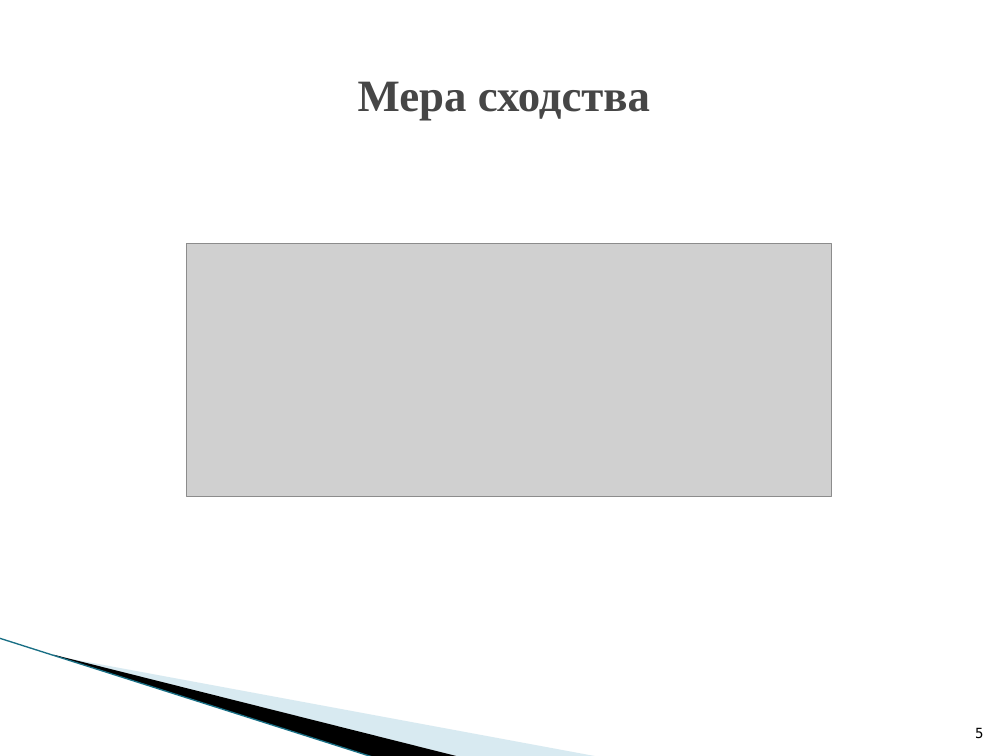
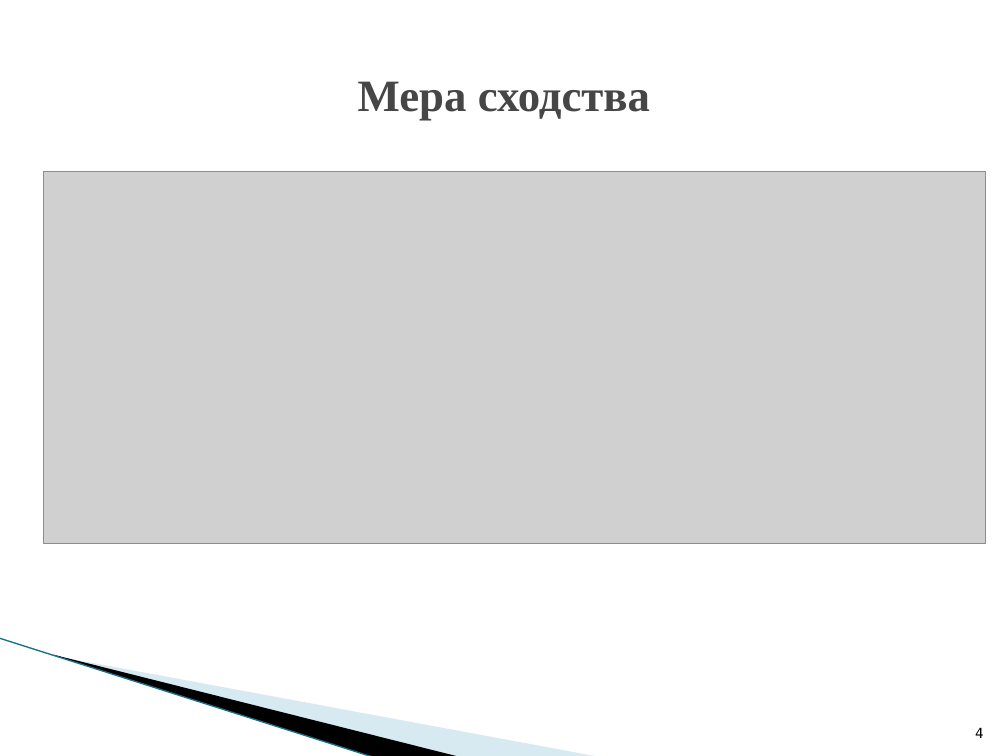
Before and after one commit to Meteshov/mygarduate, a slide deck: slide 4 of presentation/Meteshov.pptx (slide 5 before the commit). Drawn at 1008x756 pixels with LibreOffice and Linux fonts; fonts in the diff are those of the drawing; grey boxes stand for pictures; background and template pictures are left out. Boxes give left, top, right and bottom in pixels: in the first picture for what was removed or moved away, otherwise in the second. Text is boxed around its words. In the diff, an @@ line names an element or a change of style, - is before the commit and + after.

```diff
--- a/presentation/Meteshov.pptx
+++ b/presentation/Meteshov.pptx
@@ picture added at box(43, 171, 985, 543) @@
@@ picture removed at box(186, 243, 832, 496) @@
@@ page number at box(975, 727, 983, 738): text changed @@
-5
+4
```
Also in this commit, not shown: 3 other slides changed, 8 slides added, 3 slides removed, 28 other files.
